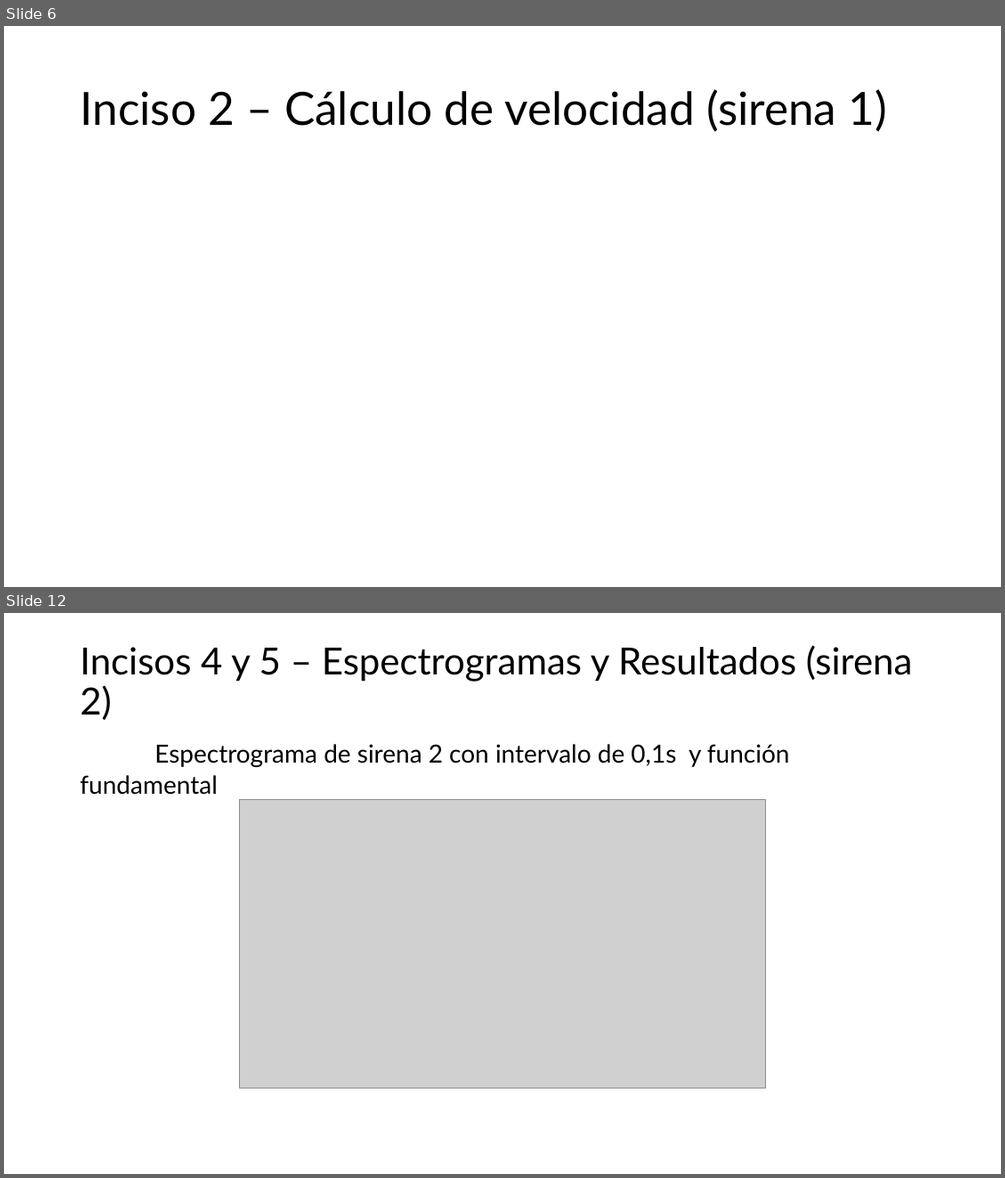
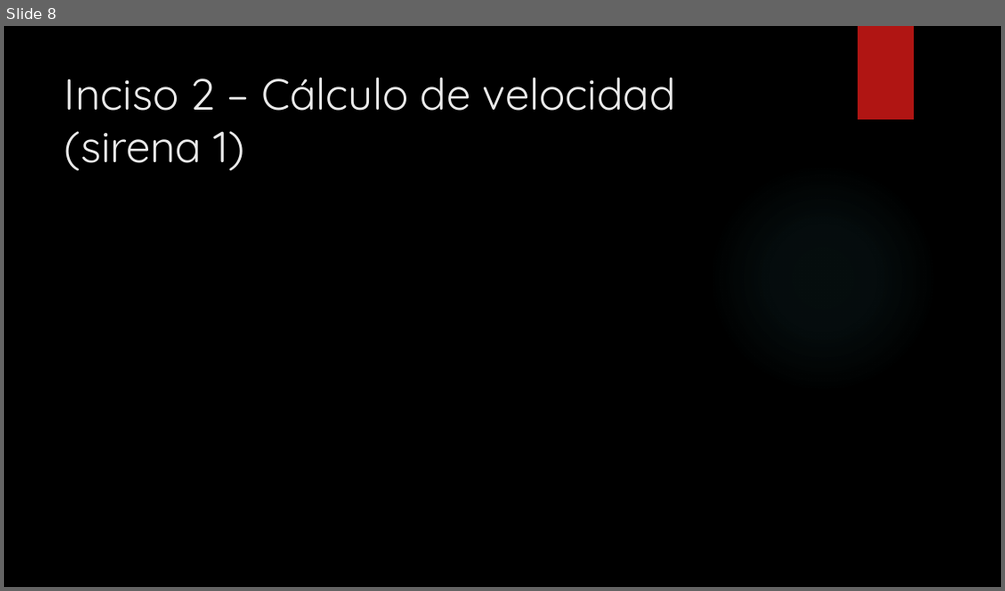
Before and after one commit to pabloDLQ/tp1-analisis-numerico, a slide deck: Presentación/Propuesta TP1 Análisis Numérico.pptx. Shown one above the other, each under a label of ours: slides 6 and 12 before the commit, slide 8 after it; the slides between them are not shown. The pictures are 1005x1178 and 1005x591 pixels, drawn with LibreOffice and Linux fonts; fonts in the diff are those of the drawing; grey boxes stand for pictures; background and template pictures are left out. Boxes give left, top, right and bottom in pixels: in the first picture for what was removed or moved away, otherwise in the second. Text is boxed around its words. In the diff, an @@ line names an element or a change of style, - is before the commit and + after.

Commit message:
Add FFT images, PDFs; remove analizar_item2.py
Replace original siren images with FFT versions, add deliverable and presentation PDFs, and update presentation assets. Changes include: modified Entregable.docx and added Entregable.pdf; removed Imagenes/Sirena1_Original.png and Imagenes/Sirena2_Original.png and added Sirena1_Originalfft.png and Sirena2_Originalfft.png; added Presentación/Guion.docx and Presentación/Guion.pdf; updated Presentación/Propuesta TP1 Análisis Numérico.pptx; and deleted src/analizar_item2.py (obsolete analysis script).

```diff
--- a/Presentación/Propuesta TP1 Análisis Numérico.pptx
+++ b/Presentación/Propuesta TP1 Análisis Numérico.pptx
@@ slide 12 removed at <box>4,613,1001,1174</box>, background #FFFFFF @@
@@ title removed at <box>80,645,913,795</box> @@
-Incisos 4 y 5 – Espectrogramas y Resultados (sirena 2)
-Espectrograma de sirena 2 con intervalo de 0,1s y función fundamental
@@ picture removed at <box>240,799,765,1087</box> @@
@@ what was slide 6 is now slide 8 @@
@@ slide 8 changed as well @@
@@ background #FFFFFF to picture (left out) @@
@@ rectangle added at <box>858,26,914,119</box>, fill #B01513 @@
@@ title "Inciso 2 – Cálculo de ...": place and size @@
-title "Inciso 2 – Cálculo de ..." at <box>80,89,887,132</box>
+title "Inciso 2 – Cálculo de ..." at <box>65,77,676,171</box>
@@ title "Inciso 2 – Cálculo de ..." at <box>65,77,676,171</box>: size 44 to 42 pt, font Lato to Quicksand, text colour #000000 to #EBEBEB; line spacing 0.9 to 1; vertical alignment middle to top @@
@@ ellipse added at <box>708,163,938,394</box>, fill gradient #50B9C1 @@
```
Also in this commit, not shown: 6 other slides changed, 7 slides added, 5 other slides removed, 9 other files.
